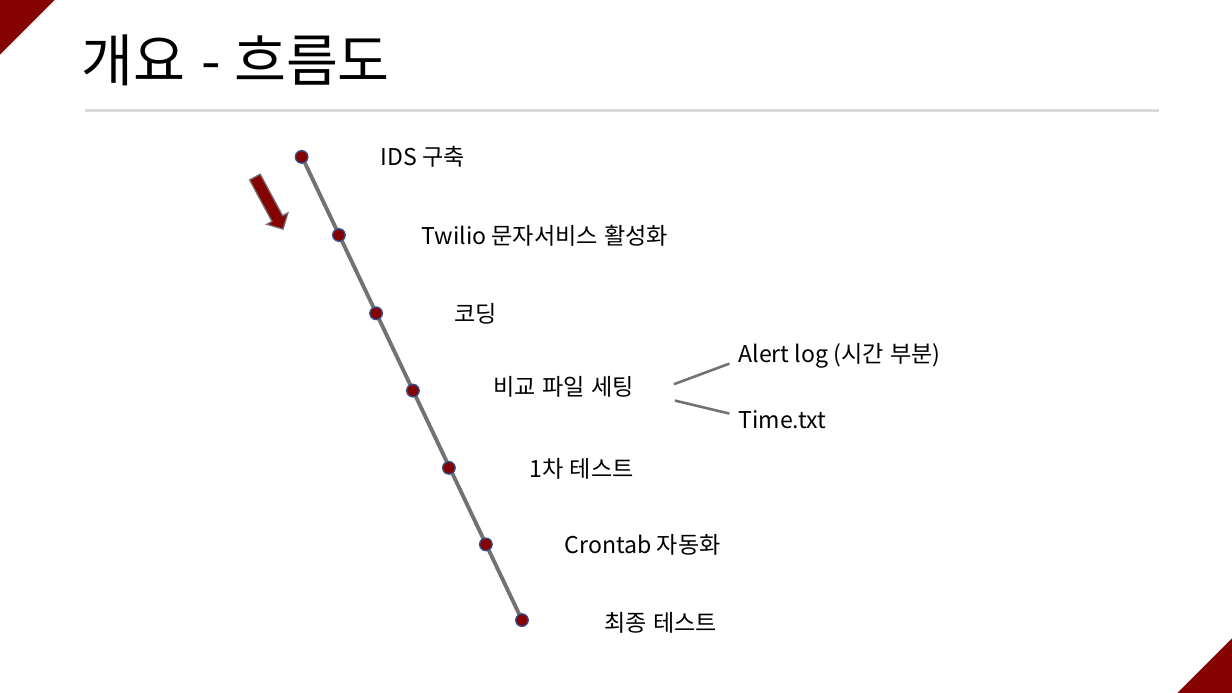
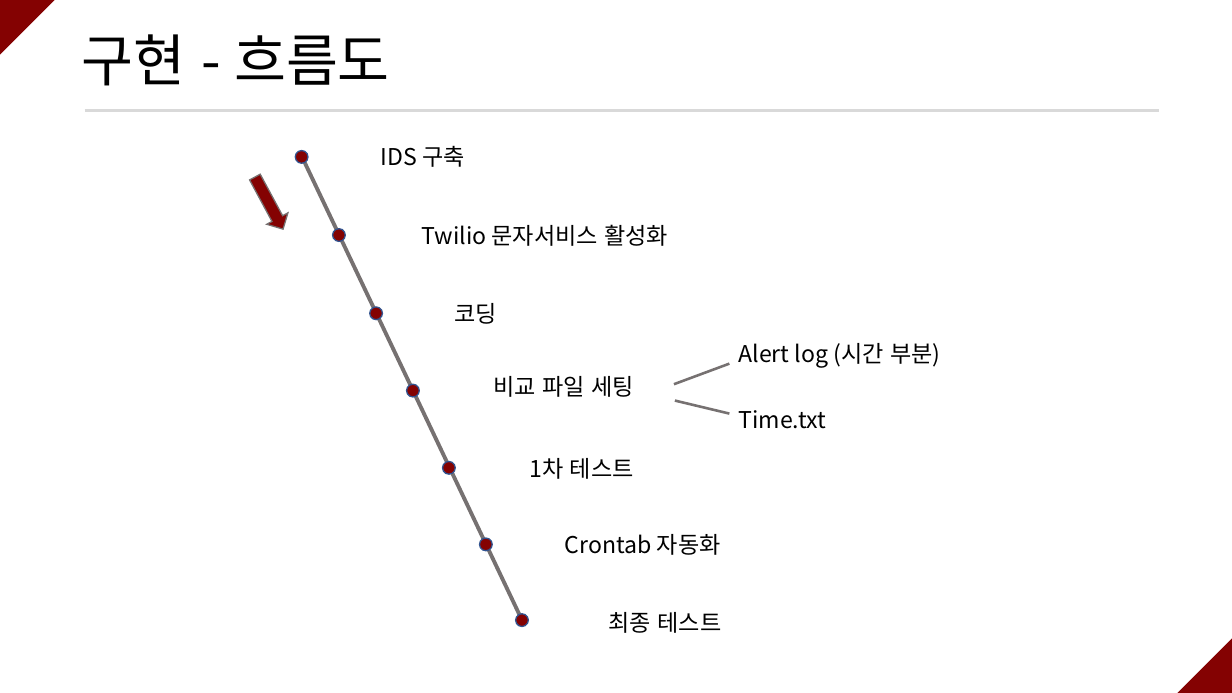
Before and after one commit to ramieeee/self_learning, a slide deck: slide 7 of semi_projects/보안탐지 및 SMS 알람/연람희_보안탐지 및 SMS 알람.pptx (slide 6 before the commit). Drawn at 1232x693 pixels with LibreOffice and Linux fonts; fonts in the diff are those of the drawing. Boxes give left, top, right and bottom in pixels: in the first picture for what was removed or moved away, otherwise in the second. Text is boxed around its words. In the diff, an @@ line names an element or a change of style, - is before the commit and + after.

```diff
--- a/semi_projects/보안탐지 및 SMS 알람/연람희_보안탐지 및 SMS 알람.pptx
+++ b/semi_projects/보안탐지 및 SMS 알람/연람희_보안탐지 및 SMS 알람.pptx
@@ title at [82,34,390,86]: text changed @@
-개요 - 흐름도
+구현 - 흐름도
@@ text "최종 테스트": place and size @@
-text "최종 테스트" at [605,612,717,633]
+text "최종 테스트" at [609,612,722,633]
```
Also in this commit, not shown: 14 other slides changed, 4 slides added, 2 slides removed.
